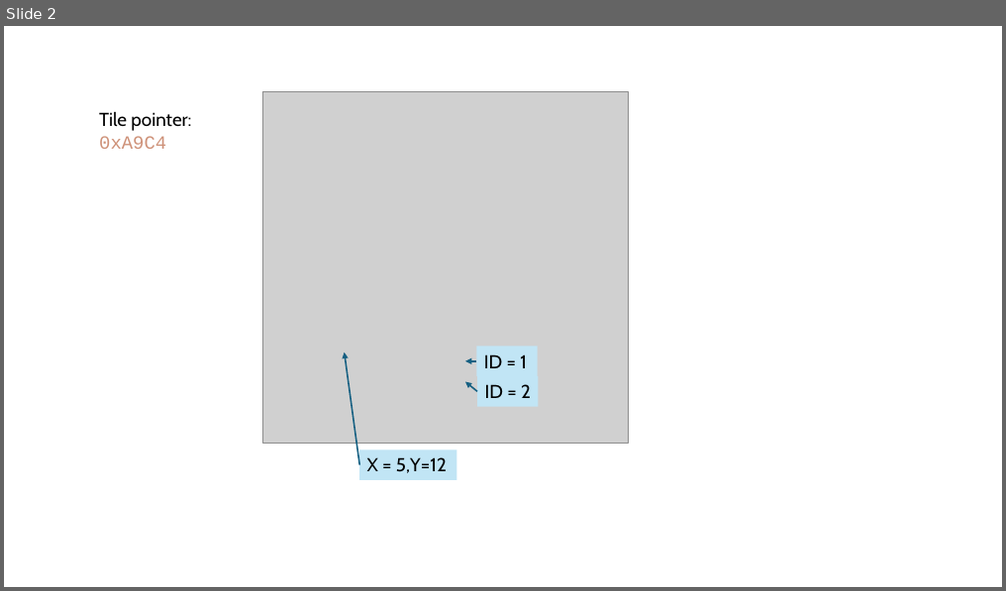
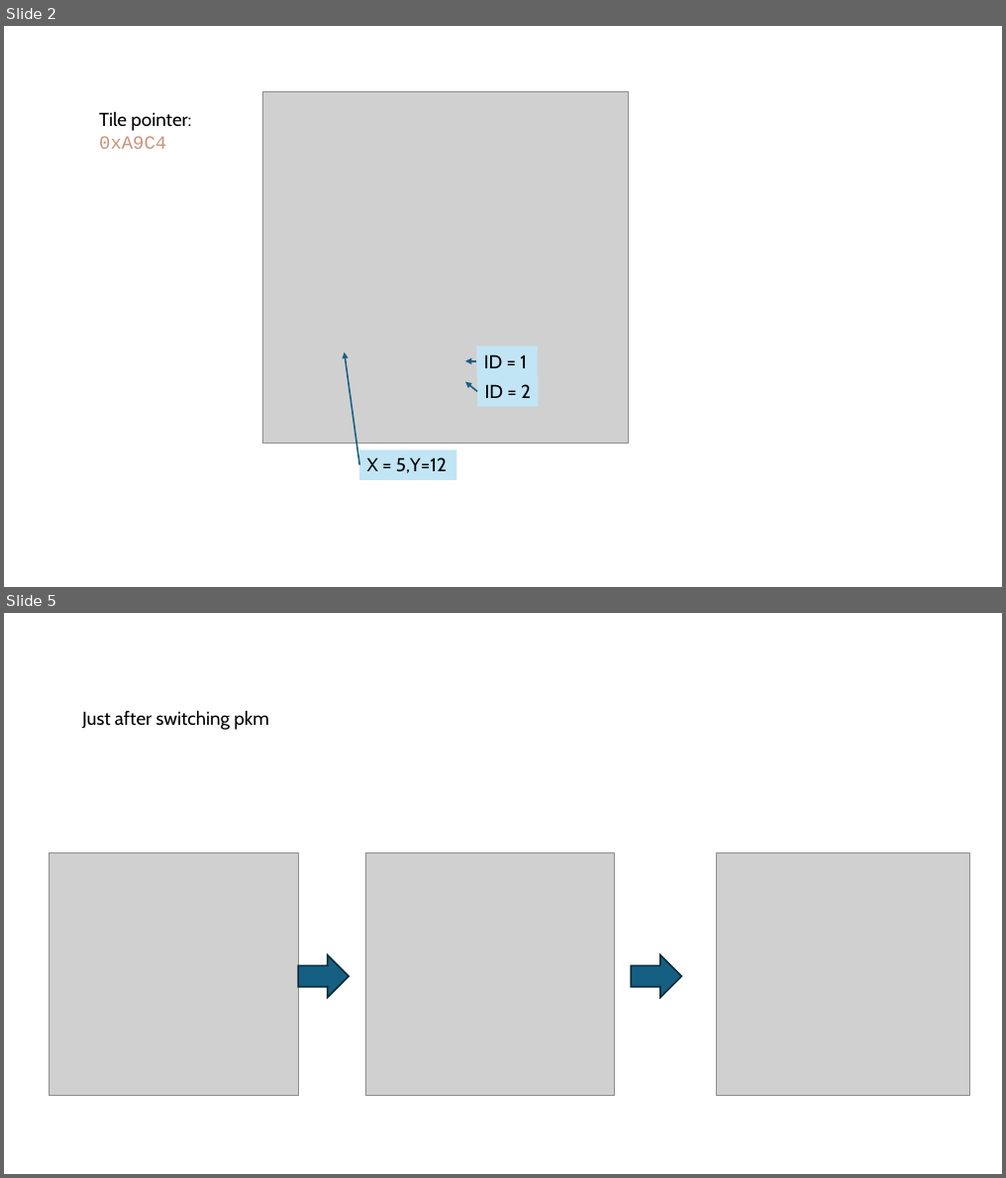
Before and after one commit to irdof321/pokemon-yellow-bot, a slide deck: doc/menu.pptx. Shown one above the other, each under a label of ours: slide 2 before the commit, slides 2 and 5 after it; the slides between them are not shown. The pictures are 1006x591 and 1006x1178 pixels, drawn with LibreOffice and Linux fonts; fonts in the diff are those of the drawing; grey boxes stand for pictures. Boxes give left, top, right and bottom in pixels: in the first picture for what was removed or moved away, otherwise in the second. Text is boxed around its words. In the diff, an @@ line names an element or a change of style, - is before the commit and + after.

```diff
--- a/doc/menu.pptx
+++ b/doc/menu.pptx
@@ slide 5 added at (x1=4, y1=613, x2=1002, y2=1174), background #FFFFFF @@
@@ text added at (x1=82, y1=710, x2=269, y2=730), 18 pt, text #000000 @@
+Just after switching pkm
@@ picture added at (x1=50, y1=854, x2=298, y2=1096) @@
@@ picture added at (x1=365, y1=854, x2=614, y2=1096) @@
@@ picture added at (x1=717, y1=854, x2=969, y2=1096) @@
@@ right arrow added at (x1=298, y1=956, x2=350, y2=998), fill #156082, outline #092A39 1.5 pt @@
@@ right arrow added at (x1=632, y1=956, x2=682, y2=998), fill #156082, outline #092A39 1.5 pt @@
```
Also in this commit, not shown: 2 other slides added, 12 other files.
